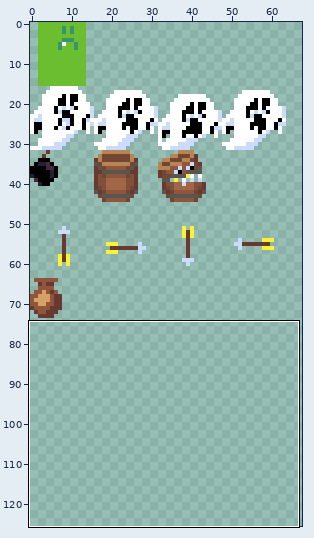
Pixel-art file: resources/textures/Entities.aseprite. The picture above shows the old version from afar; the outline marks the close-up.
Close-up. First the earlier version:
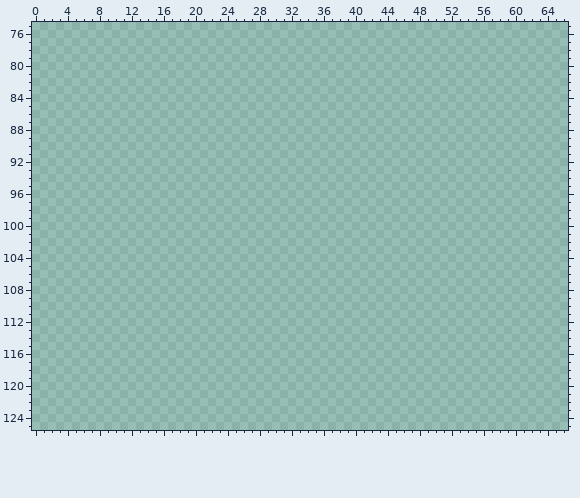
512x512 pixels, 1 frame. Colours within 5 levels of each other are drawn and written as one. Shown: x 0..66, y 75..125. The wide view leaves out empty margins.
And afterwards:
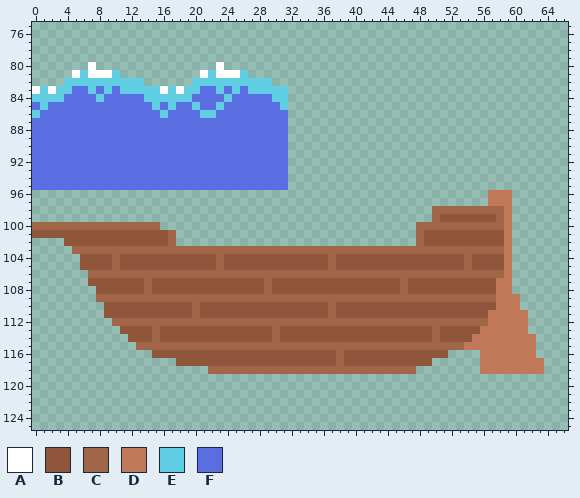
Palette (. is transparent): A #ffffff  B #8f563b  C #a16647  D #bf7958  E #5fcde4  F #5b6ee1
The edit:
Changed rows in their new state; - is an unchanged pixel.
first column x 0:
 80 -------A---------------A----------------------------------------
 81 -----AEAAAE----------AEAAAE-------------------------------------
 82 ----EEEEEEEEEE------EEEEEEEEEE----------------------------------
 83 AEAEEFFEFEFEEEEEAEAEEFFEFEFEEEEE--------------------------------
 84 EEEEFFFFEFFFFFEEEEEEFFFFEFFFFFEE--------------------------------
 85 FEFFFFFFFFFFFFFEFEFFEFFEFFFFFFFE--------------------------------
 86 EFFFFFFFFFFFFFFFEFFFFEEFFFFFFFFF--------------------------------
 87 FFFFFFFFFFFFFFFFFFFFFFFFFFFFFFFF--------------------------------
 88 FFFFFFFFFFFFFFFFFFFFFFFFFFFFFFFF--------------------------------
 89 FFFFFFFFFFFFFFFFFFFFFFFFFFFFFFFF--------------------------------
 90 FFFFFFFFFFFFFFFFFFFFFFFFFFFFFFFF--------------------------------
 91 FFFFFFFFFFFFFFFFFFFFFFFFFFFFFFFF--------------------------------
 92 FFFFFFFFFFFFFFFFFFFFFFFFFFFFFFFF--------------------------------
 93 FFFFFFFFFFFFFFFFFFFFFFFFFFFFFFFF--------------------------------
 94 FFFFFFFFFFFFFFFFFFFFFFFFFFFFFFFF--------------------------------
 95 FFFFFFFFFFFFFFFFFFFFFFFFFFFFFFFF--------------------------------
 96 ---------------------------------------------------------DDD----
 97 ---------------------------------------------------------DDD----
 98 --------------------------------------------------CCCCCCCCCD----
 99 --------------------------------------------------CBBBBBBBCD----
100 CCCCCCCCCCCCCCCC--------------------------------CCCCCCCCCCCD----
101 BBBBBBBBBBBBBBBBBC------------------------------CBBBBBBBBBBD----
102 ----BBBBBBBBBBBBBC------------------------------CBBBBBBBBBBD----
103 -----CCCCCCCCCCCCCCCCCCCCCCCCCCCCCCCCCCCCCCCCCCCCCCCCCCCCCCD----
104 ------BBBBCBBBBBBBBBBBBCBBBBBBBBBBBBBCBBBBBBBBBBBBBBBBCBBBBD----
105 ------BBBBCBBBBBBBBBBBBCBBBBBBBBBBBBBCBBBBBBBBBBBBBBBBCBBBBD----
106 -------CCCCCCCCCCCCCCCCCCCCCCCCCCCCCCCCCCCCCCCCCCCCCCCCCCCCD----
107 -------BBBBBBBCBBBBBBBBBBBBBBCBBBBBBBBBBBBBBBBCBBBBBBBBBBBDD----
108 --------BBBBBBCBBBBBBBBBBBBBBCBBBBBBBBBBBBBBBBCBBBBBBBBBBBDD----
109 --------CCCCCCCCCCCCCCCCCCCCCCCCCCCCCCCCCCCCCCCCCCCCCCCCCCDDD---
110 ---------BBBBBBBBBBBCBBBBBBBBBBBBBBBBCBBBBBBBBBBBBBBBBBBBBDDD---
111 ---------BBBBBBBBBBBCBBBBBBBBBBBBBBBBCBBBBBBBBBBBBBBBBBBBDDDDD--
112 ----------CCCCCCCCCCCCCCCCCCCCCCCCCCCCCCCCCCCCCCCCCCCCCCCDDDDD--
113 -----------BBBBCBBBBBBBBBBBBBBCBBBBBBBBBBBBBBBBBBBCBBBBBDDDDDD--
114 ------------BBBCBBBBBBBBBBBBBBCBBBBBBBBBBBBBBBBBBBCBBBBDDDDDDDD-
115 -------------CCCCCCCCCCCCCCCCCCCCCCCCCCCCCCCCCCCCCCCCCDDDDDDDDD-
116 ---------------BBBBBBBBBBBBBBBBBBBBBBBCBBBBBBBBBBBBB----DDDDDDD-
117 ------------------BBBBBBBBBBBBBBBBBBBBCBBBBBBBBBBB------DDDDDDDD
118 ----------------------CCCCCCCCCCCCCCCCCCCCCCCCCC--------DDDDDDDD
